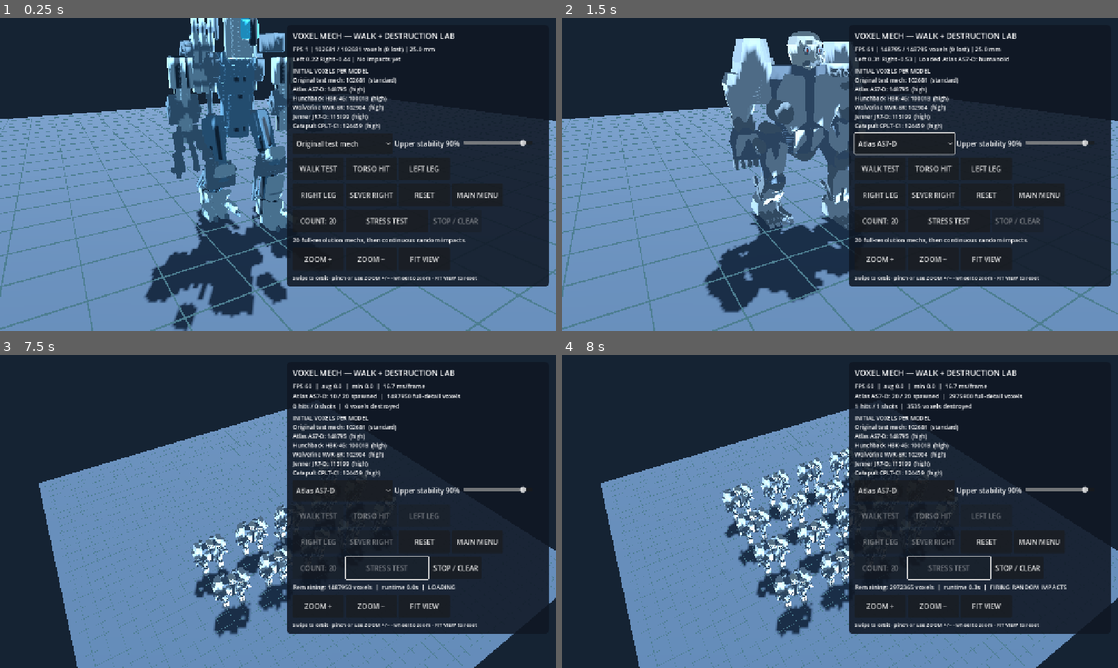
Above: before the commit, frames 1-4 (two rows, left to right).
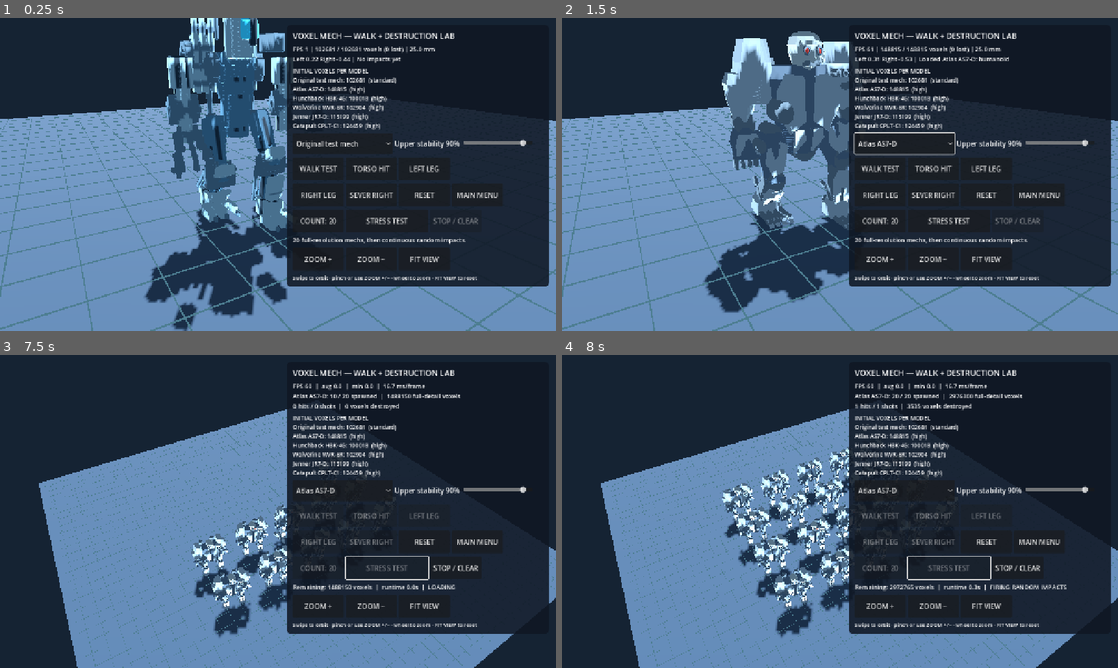
Above: after the commit, the same moments.

Repository: drag0nblad3/BtechMobile
Game: Godot game, scene res://scenes/voxel_mech_lab.tscn
The game is run twice, just before and just after one commit, with the same random seed, the same clock (stepped at 60 frames per second) and the same inputs. This scene is started directly instead of the project's main scene.
Inputs:
- Up to frame 1 (0.25 s): no input
- Up to frame 2 (1.5 s): click "Original test mech" at 0.5 s; click "WALK TEST" at 1.25 s
- Up to frame 3 (7.5 s): click "Atlas AS7-D" at 2 s; click "TORSO HIT" at 2.75 s; click "LEFT LEG" at 3.5 s; click "RIGHT LEG" at 4.25 s; click "SEVER RIGHT" at 5 s; click "COUNT: 20" at 5.75 s; click "COUNT: 60" at 6.5 s; click "STRESS TEST" at 7.25 s
- Up to frame 4 (8 s): no input

The runs differ from the first frame. In frame 1, less than 0.1% of the frame differs, in the area x 60-62%, y 22-24%; in frame 2, less than 0.1%, in the area x 43-66%, y 8-89%; in frame 3, less than 0.1%; in frame 4, less than 0.1%.

Commit message:
Retain physically inset but adequately sampled red skull eyes and updated actual chest-plate coordinate

Diff:
--- a/src/view/units/atlas_source_mesh.gd
+++ b/src/view/units/atlas_source_mesh.gd
@@ -253,9 +253,9 @@
 		_round_tube(out, "recessed-eye-socket", x, 8.15,
 				-8.6, -6.0, 0.65, 1, 1)
 		_hollow_tube(out, "slender-socket-bezel", x, 8.15,
-				-8.45, -7.6, 0.70, 0.36, 8, 2)
+				-8.45, -7.6, 0.78, 0.48, 8, 2)
 		_round_tube(out, "recessed-red-eye", x, 8.15,
-				-7.9, -7.6, 0.27, 7, 2)
+				-8.15, -7.4, 0.40, 7, 2)
 	for x in [-2.8, 2.4]:
 		_plate(out, "skull-cheek", [
 			Vector3(x - 0.7, 6.4, -7.5), Vector3(x - 0.3, 8.0, -8.0),
